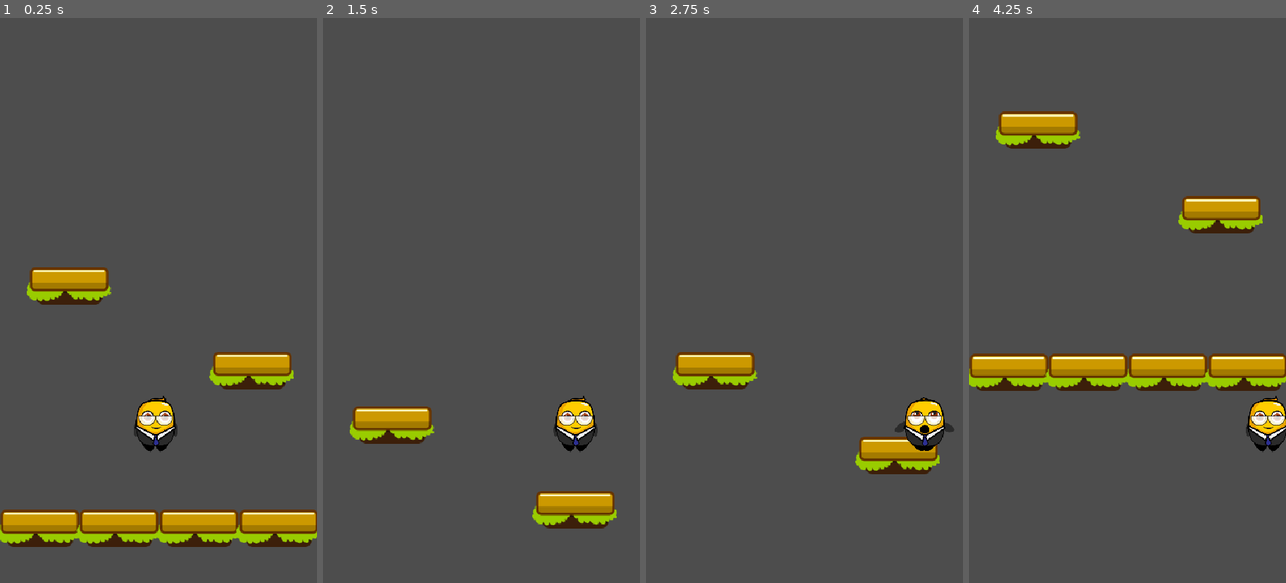
Above: before the commit, frames 1-4 (left to right).
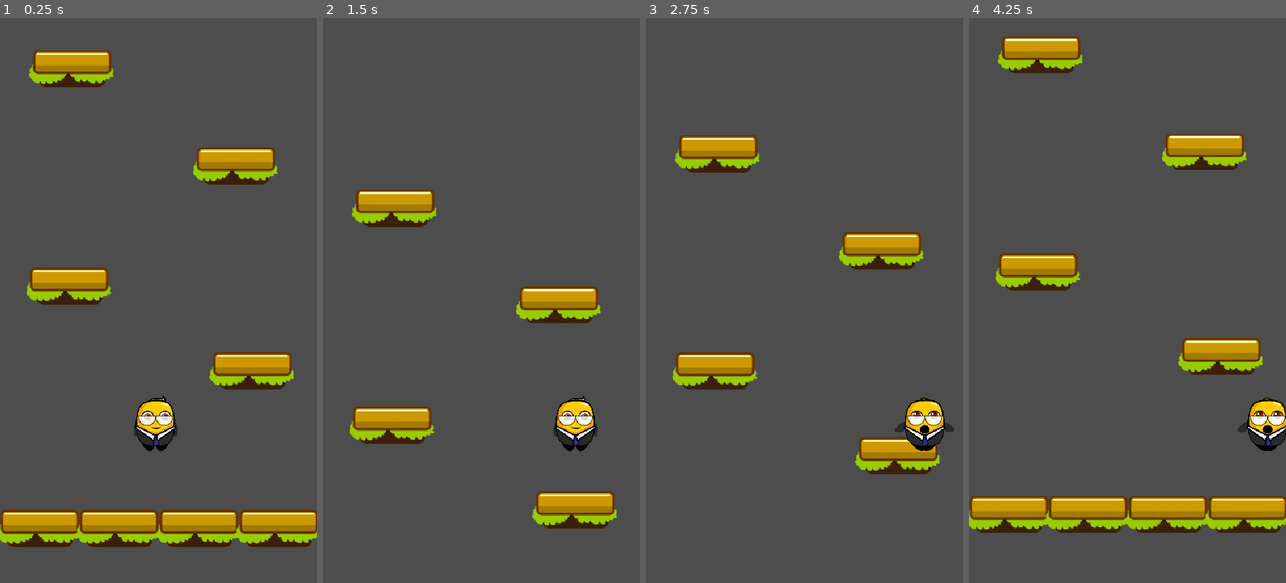
Above: after the commit, the same moments.

Repository: Pablo-gitub/jumper-jam
Game: Godot game, scene res://scenes/game.tscn
Same seed, same stepped clock (60 frames per second), same inputs: the game is played once before the commit and once after it.
Inputs:
- Up to frame 1 (0.25 s): no input
- Up to frame 2 (1.5 s): hold D (move_right) 0.53-1.28 s; hold A (move_left) from 1.28 s (still down)
- Up to frame 3 (2.75 s): release A (move_left) at 2.03 s; hold D (move_right) from 2.03 s (still down)
- Up to frame 4 (4.25 s): release D (move_right) at 3.53 s; hold A (move_left) from 3.53 s (still down)

The runs differ from the first frame. In frame 1, 3.2% of the frame differs, in the area x 9-88%, y 5-30%; in frame 2, 3.2%; in frame 3, 3.2%; in frame 4, 22%, in the area x 0-100%, y 3-92%.

Commit message:
Solved tunneling problem enlarging collision shape

Diff:
--- a/scenes/game.tscn
+++ b/scenes/game.tscn
@@ -27,3 +27,9 @@
 
 [node name="Platform2" parent="." instance=ExtResource("3_lbhrr")]
 position = Vector2(135, 0)
+
+[node name="Platform7" parent="." instance=ExtResource("3_lbhrr")]
+position = Vector2(334, -616)
+
+[node name="Platform8" parent="." instance=ExtResource("3_lbhrr")]
+position = Vector2(55, -781)
--- a/scenes/player.tscn
+++ b/scenes/player.tscn
@@ -5,7 +5,7 @@
 [ext_resource type="Texture2D" uid="uid://ojynjngbh2af" path="res://assets/textures/character/Skin1Jump.png" id="2_yjax8"]
 
 [sub_resource type="RectangleShape2D" id="RectangleShape2D_oc1kf"]
-size = Vector2(43.5, 7)
+size = Vector2(43.5, 22)
 
 [sub_resource type="Animation" id="Animation_0mr0g"]
 resource_name = "fall"
@@ -101,7 +101,7 @@
 texture = ExtResource("1_s551d")
 
 [node name="CollisionShape2D" type="CollisionShape2D" parent="."]
-position = Vector2(263.25, 733.5)
+position = Vector2(263.25, 726)
 shape = SubResource("RectangleShape2D_oc1kf")
 
 [node name="AnimationPlayer" type="AnimationPlayer" parent="."]
